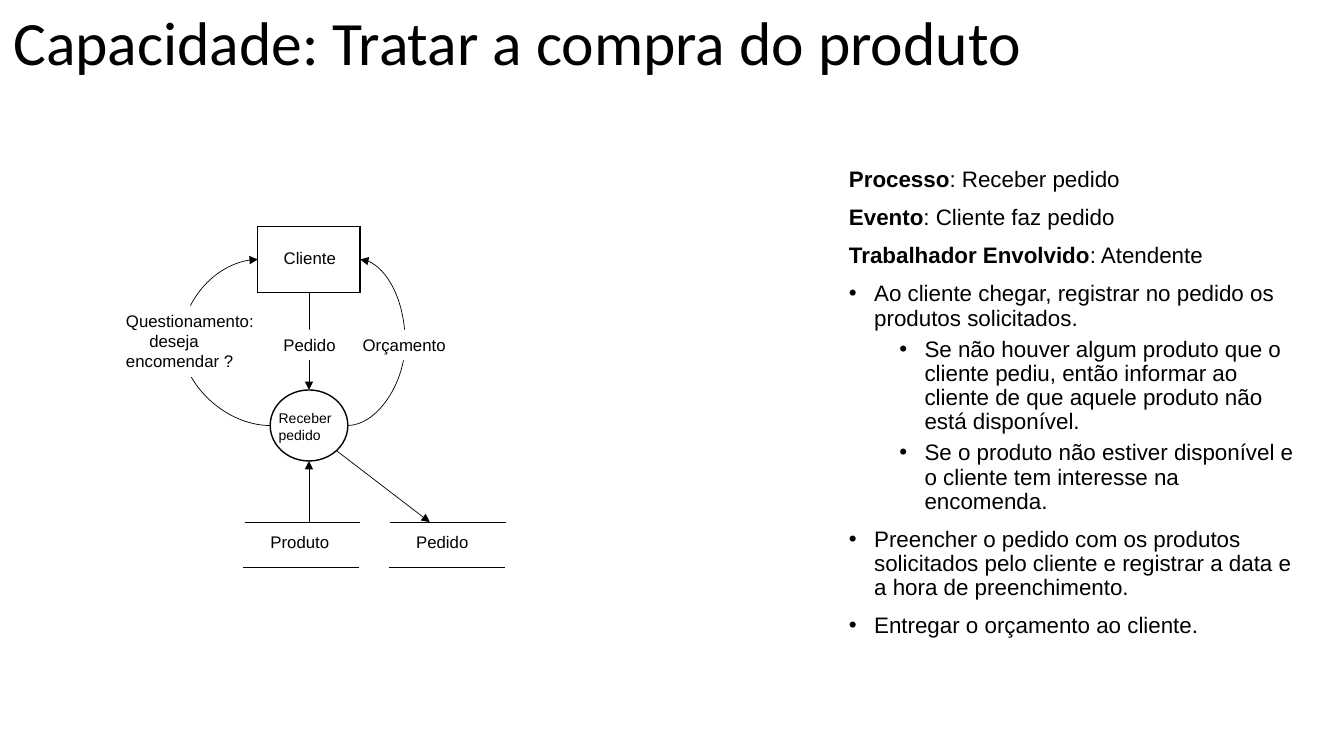
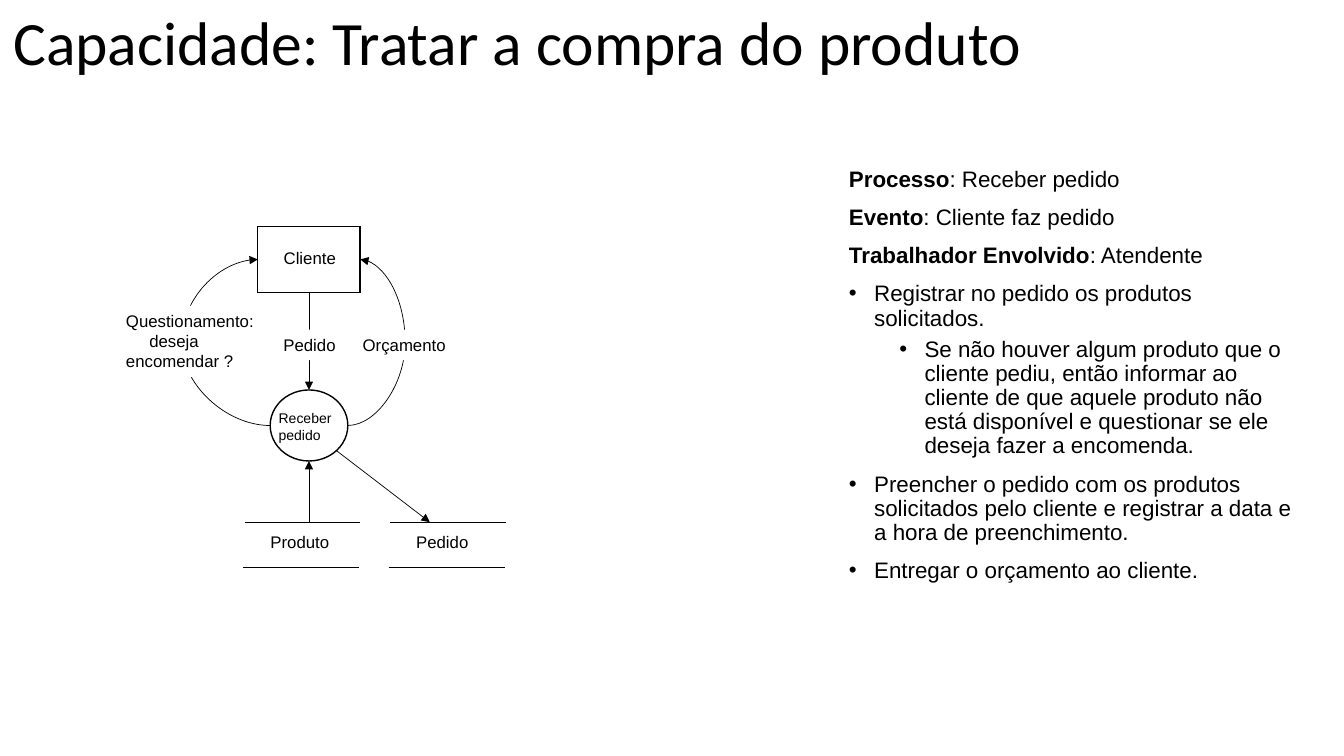
Before and after one commit to Felipe1901648/OPE, a slide deck: slide 1 of 18 - Descrição dos Processos de Negócio.pptx. Drawn at 1344x756 pixels with LibreOffice and Linux fonts; fonts in the diff are those of the drawing. Boxes give left, top, right and bottom in pixels: in the first picture for what was removed or moved away, otherwise in the second. Text is boxed around its words. In the diff, an @@ line names an element or a change of style, - is before the commit and + after.

```diff
--- a/18 - Descrição dos Processos de Negócio.pptx
+++ b/18 - Descrição dos Processos de Negócio.pptx
@@ text at (x1=874, y1=284, x2=1280, y2=458): text changed @@
-• Ao cliente chegar, registrar no pedido os produtos solicitados.
-  • Se não houver algum produto que o cliente pediu, então informar ao cliente de que aquele produto não está disponível.
-  • Se o produto não estiver disponível e o cliente tem interesse na encomenda.
+• Registrar no pedido os produtos solicitados.
+  • Se não houver algum produto que o cliente pediu, então informar ao cliente de que aquele produto não está disponível e questionar se ele deseja fazer a encomenda.
```
Also in this commit, not shown: 3 other slides changed, 2 slides added, 20 other files.
